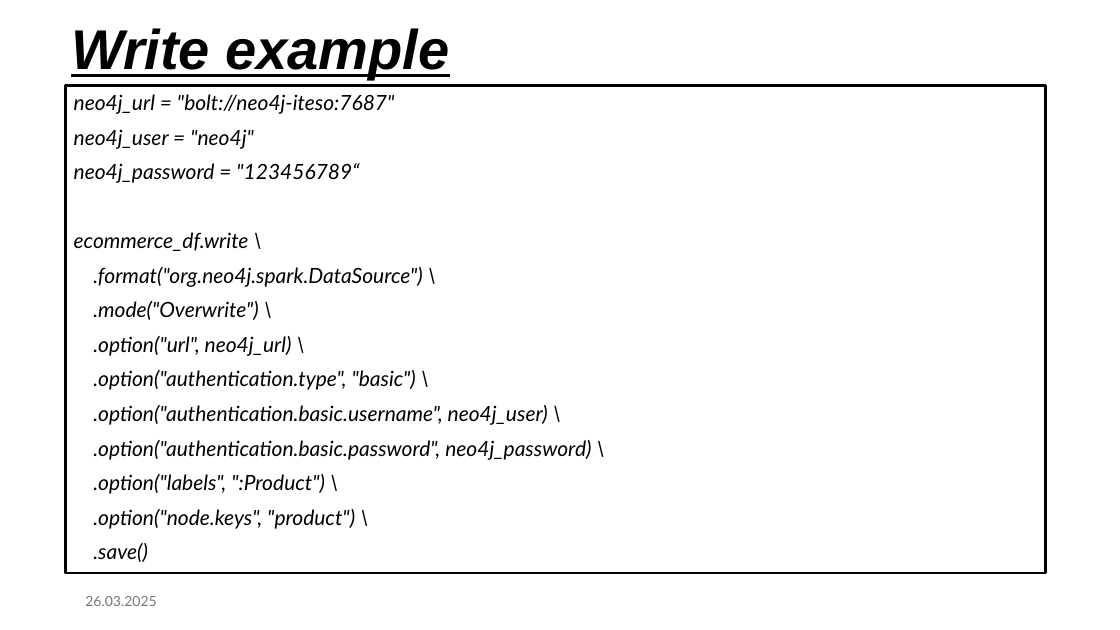
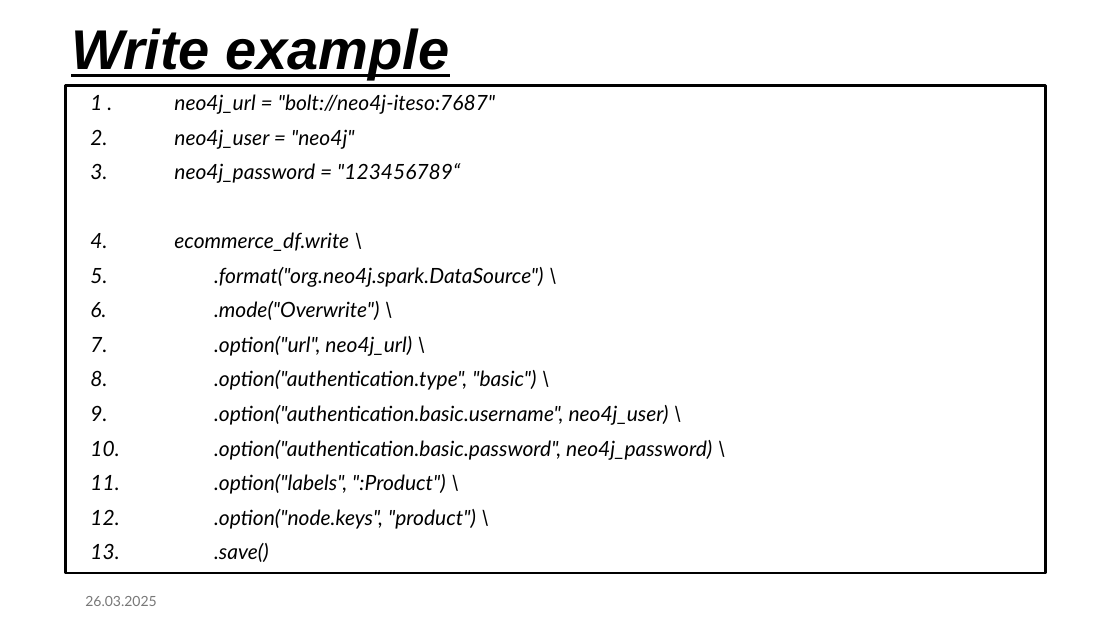
Before and after one commit to pcamarillor/P2025_ESI3914N, a slide deck: slide 7 of spark_cluster/notebooks/examples/tarea_NoSQL.pptx. Drawn at 1120x630 pixels with LibreOffice and Linux fonts; fonts in the diff are those of the drawing. Boxes give left, top, right and bottom in pixels: in the first picture for what was removed or moved away, otherwise in the second. Text is boxed around its words. In the diff, an @@ line names an element or a change of style, - is before the commit and + after.

Commit message:
just_some_formating_pptx

```diff
--- a/spark_cluster/notebooks/examples/tarea_NoSQL.pptx
+++ b/spark_cluster/notebooks/examples/tarea_NoSQL.pptx
@@ text in rectangle at (x1=90, y1=94, x2=712, y2=562): text changed @@
-neo4j_url = "bolt://neo4j-iteso:7687"
-neo4j_user = "neo4j"
-neo4j_password = "123456789“
-ecommerce_df.write \
-.format("org.neo4j.spark.DataSource") \
-.mode("Overwrite") \
-.option("url", neo4j_url) \
-.option("authentication.type", "basic") \
-.option("authentication.basic.username", neo4j_user) \
-.option("authentication.basic.password", neo4j_password) \
-.option("labels", ":Product") \
-.option("node.keys", "product") \
-.save()
+1 . neo4j_url = "bolt://neo4j-iteso:7687"
+2. neo4j_user = "neo4j"
+3. neo4j_password = "123456789“
+4. ecommerce_df.write \
+5. .format("org.neo4j.spark.DataSource") \
+6. .mode("Overwrite") \
+7. .option("url", neo4j_url) \
+8. .option("authentication.type", "basic") \
+9. .option("authentication.basic.username", neo4j_user) \
+10. .option("authentication.basic.password", neo4j_password) \
+11. .option("labels", ":Product") \
+12. .option("node.keys", "product") \
+13. .save()
```
Also in this commit, not shown: 5 other slides changed.
